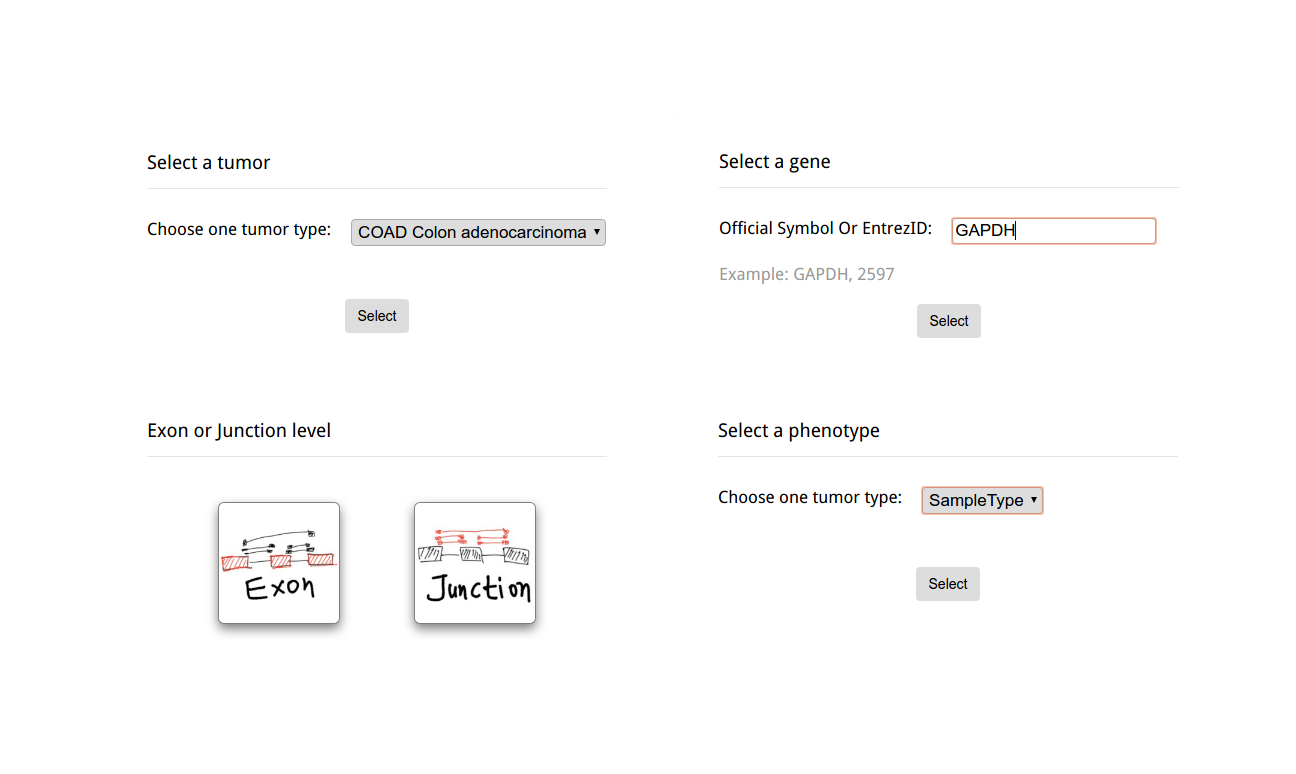
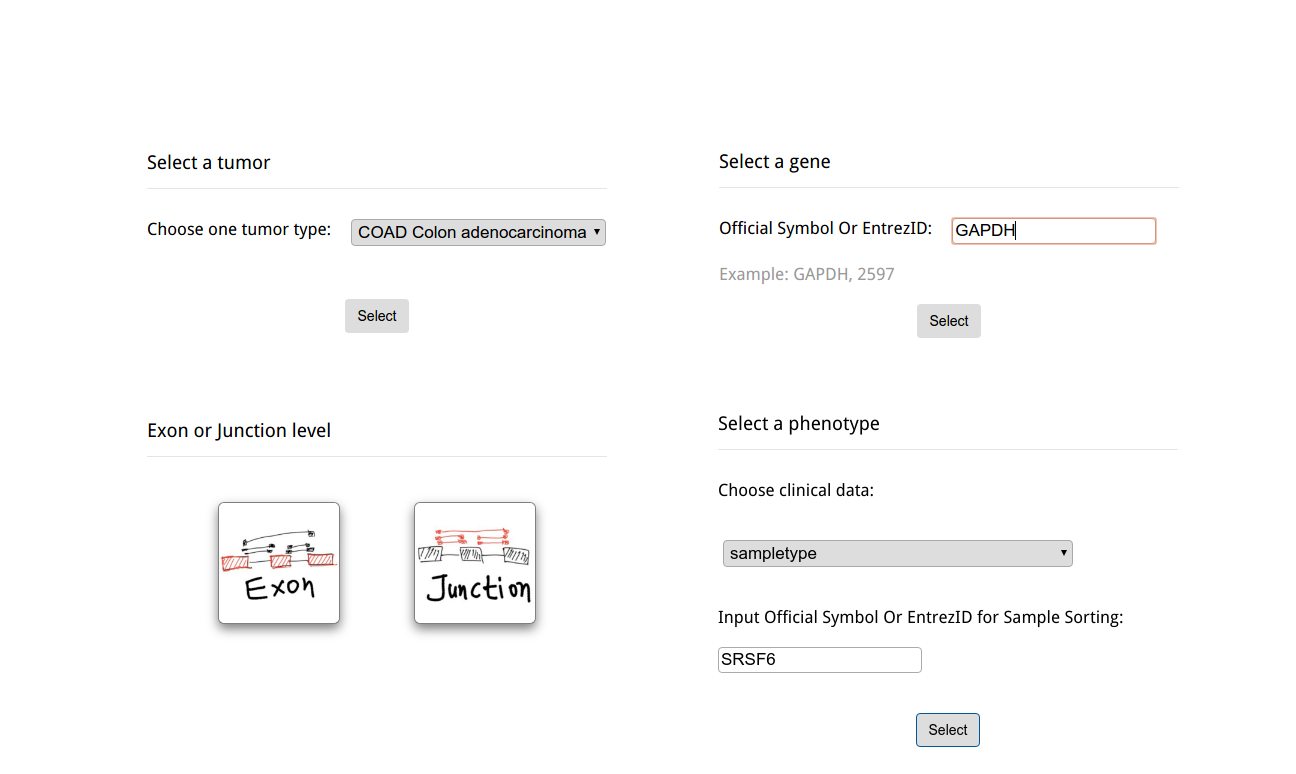
The second w=1296, h=774 image is a revision of the first. Changes to its layers:
added layer "D #1" above "D" over [left=718, top=415, right=1178, bottom=747]
renamed "Layer #4" to "Layer #5", hid it over [left=718, top=415, right=1178, bottom=614]
